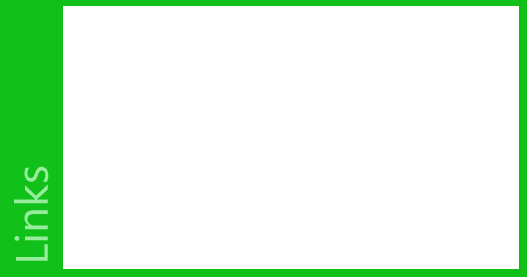
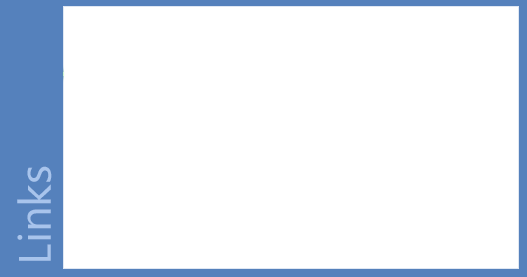
Layered file, before and after one edit (527x277). Changes by layer:
added layer "Links" above "Rectangle 1" over [left=17, top=166, right=52, bottom=261]
painted on "Rectangle 1", unmasked it over [left=0, top=0, right=527, bottom=277]
removed layer "Layer 0" over [left=0, top=0, right=527, bottom=277]
